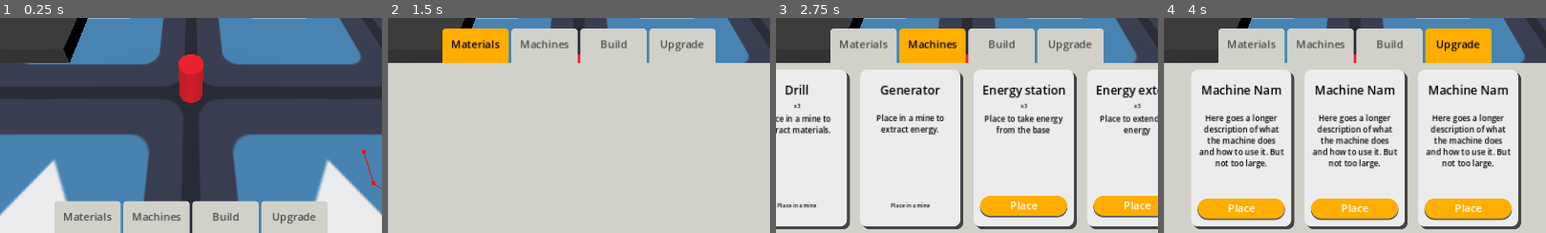
Above: before the commit, frames 1-4 (left to right).
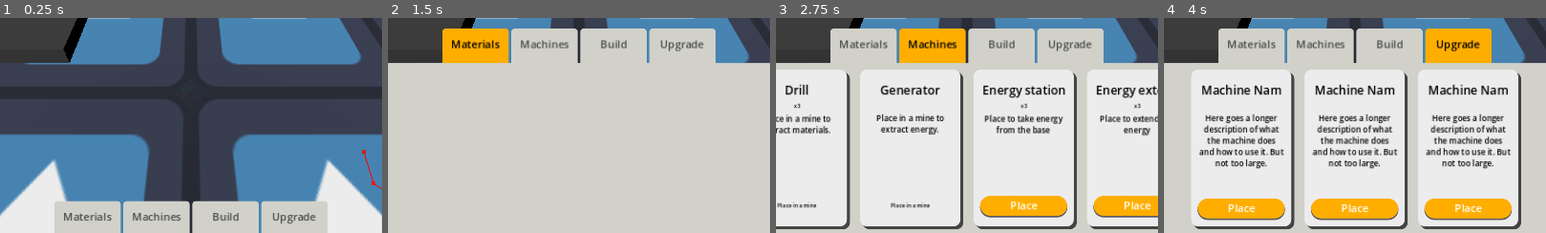
Above: after the commit, the same moments.

Repository: angelR0G/GameOff2024
Game: Godot game, scene res://other_objects/map.tscn
The game is run twice, just before and just after one commit, with the same random seed, the same clock (stepped at 60 frames per second) and the same inputs. The engine's default icon, where the game draws it, is replaced by a stand-in: a white triangle on a blue panel in a dark square.
Inputs (mouse positions are % of the whole screen's width and height, from its top left):
- Up to frame 1 (0.25 s): no input
- Up to frame 2 (1.5 s): click "Materials" at 0.5 s; move the mouse to (72, 45) at 1.27 s; hold D (right) from 1.28 s (still down); hold E (interact) from 1.28 s (still down)
- Up to frame 3 (2.75 s): release D (right) at 2 s; release E (interact) at 2 s; click "Machines" at 2 s
- Up to frame 4 (4 s): click "Build" at 2.75 s; click "Upgrade" at 3.5 s
The pictures show only the part of the screen within x 25-75%, y 50-100%; the shares and areas given below are measured in that part.

The runs differ from the first frame. In frame 1, 1.3% of the frame differs, in the area x 46-54%, y 16-40%; in frame 2, less than 0.1%; in frame 3, less than 0.1%; in frame 4, less than 0.1%.

Commit message:
feat: add player mesh and animation

Diff:
--- a/other_objects/player.gd
+++ b/other_objects/player.gd
@@ -11,6 +11,9 @@
 
 @onready var camera 		:= $Camera3D
 @onready var hud :Hud = $Hud
+@onready var anim: AnimationPlayer = $AnimationPlayer
+@onready var mesh: MeshInstance3D = $MeshInstance3D
+
 
 var target_velocity := Vector3.ZERO
 var available_interactions :Array[InteractionCollider] = []
@@ -48,6 +51,7 @@
 			dir.z -= 1.0
 		if Input.is_action_pressed("down"):
 			dir.z += 1.0
+		dir = dir.normalized()
 
 	# Ground Velocity
 	target_velocity.x = dir.x * speed
@@ -60,6 +64,10 @@
 	# Moving the Character
 	velocity = target_velocity
 	move_and_slide()
+
+	anim.play("walking" if velocity.length() > 0.1 else "idle")
+	if dir.x != 0 or dir.z != 0:
+		mesh.look_at(position + Vector3(dir.x, 0, dir.z))
 
 
 func _unhandled_input(input: InputEvent) -> void:
--- a/other_objects/player.tscn
+++ b/other_objects/player.tscn
@@ -1,18 +1,73 @@
-[gd_scene load_steps=7 format=3 uid="uid://baa4tvph24mkf"]
+[gd_scene load_steps=10 format=3 uid="uid://baa4tvph24mkf"]
 
 [ext_resource type="Script" path="res://other_objects/player.gd" id="1_nq4kw"]
 [ext_resource type="PackedScene" uid="uid://bnmugypts2fc8" path="res://ui/interactions_display.tscn" id="2_6mo8e"]
+[ext_resource type="ArrayMesh" uid="uid://dtftbdyq7nf4h" path="res://assets/meshes/engineer.obj" id="2_vrfgc"]
 [ext_resource type="PackedScene" uid="uid://cfjsaxbypqcrh" path="res://ui/hud.tscn" id="3_l3poo"]
 
 [sub_resource type="CapsuleShape3D" id="CapsuleShape3D_ccjio"]
 
-[sub_resource type="CylinderMesh" id="CylinderMesh_bnq0x"]
+[sub_resource type="Animation" id="Animation_ra4dr"]
+resource_name = "walking"
+length = 0.6
+loop_mode = 1
+tracks/0/type = "value"
+tracks/0/imported = false
+tracks/0/enabled = true
+tracks/0/path = NodePath("MeshInstance3D:scale")
+tracks/0/interp = 1
+tracks/0/loop_wrap = true
+tracks/0/keys = {
+"times": PackedFloat32Array(0, 0.3, 0.6),
+"transitions": PackedFloat32Array(2, 0.5, 1),
+"update": 0,
+"values": [Vector3(1, 1, 1), Vector3(0.9, 0.8, 0.9), Vector3(1, 1, 1)]
+}
 
-[sub_resource type="StandardMaterial3D" id="StandardMaterial3D_popjp"]
-albedo_color = Color(1, 0.0823529, 0.160784, 1)
+[sub_resource type="Animation" id="Animation_ehaoi"]
+resource_name = "idle"
+length = 2.5
+loop_mode = 1
+tracks/0/type = "value"
+tracks/0/imported = false
+tracks/0/enabled = true
+tracks/0/path = NodePath("MeshInstance3D:scale")
+tracks/0/interp = 2
+tracks/0/loop_wrap = true
+tracks/0/keys = {
+"times": PackedFloat32Array(0, 0.5, 1.23333, 1.76667, 2.46667),
+"transitions": PackedFloat32Array(1, 1, -0.5, 1, -0.5),
+"update": 0,
+"values": [Vector3(1, 1, 1), Vector3(1, 1, 1), Vector3(1, 0.9, 1), Vector3(1, 0.9, 1), Vector3(1, 1, 1)]
+}
+
+[sub_resource type="Animation" id="Animation_5whyb"]
+length = 0.001
+tracks/0/type = "value"
+tracks/0/imported = false
+tracks/0/enabled = true
+tracks/0/path = NodePath("MeshInstance3D:scale")
+tracks/0/interp = 1
+tracks/0/loop_wrap = true
+tracks/0/keys = {
+"times": PackedFloat32Array(0),
+"transitions": PackedFloat32Array(1),
+"update": 0,
+"values": [Vector3(1, 1, 1)]
+}
+
+[sub_resource type="AnimationLibrary" id="AnimationLibrary_dgcot"]
+_data = {
+"RESET": SubResource("Animation_5whyb"),
+"idle": SubResource("Animation_ehaoi"),
+"walking": SubResource("Animation_ra4dr")
+}
 
 [node name="Player" type="CharacterBody3D"]
 script = ExtResource("1_nq4kw")
+
+[node name="MeshInstance3D" type="MeshInstance3D" parent="."]
+mesh = ExtResource("2_vrfgc")
 
 [node name="CollisionShape3D" type="CollisionShape3D" parent="."]
 shape = SubResource("CapsuleShape3D_ccjio")
@@ -20,13 +75,14 @@
 [node name="Camera3D" type="Camera3D" parent="."]
 transform = Transform3D(1, 0, 0, 0, 0.739537, 0.673116, 0, -0.673116, 0.739537, 0, 9.71593, 6.89526)
 
-[node name="CSGMesh3D" type="CSGMesh3D" parent="."]
-mesh = SubResource("CylinderMesh_bnq0x")
-material = SubResource("StandardMaterial3D_popjp")
-
 [node name="NavigationAgent3D" type="NavigationAgent3D" parent="."]
 avoidance_enabled = true
 
 [node name="Hud" parent="." instance=ExtResource("3_l3poo")]
 
 [node name="InteractionsDisplay" parent="." instance=ExtResource("2_6mo8e")]
+
+[node name="AnimationPlayer" type="AnimationPlayer" parent="."]
+libraries = {
+"": SubResource("AnimationLibrary_dgcot")
+}
--- a/project.godot
+++ b/project.godot
@@ -24,6 +24,10 @@
 [display]
 
 window/stretch/mode="canvas_items"
+
+[filesystem]
+
+import/blender/enabled=false
 
 [input]
 
Not shown, changed: .gitignore
